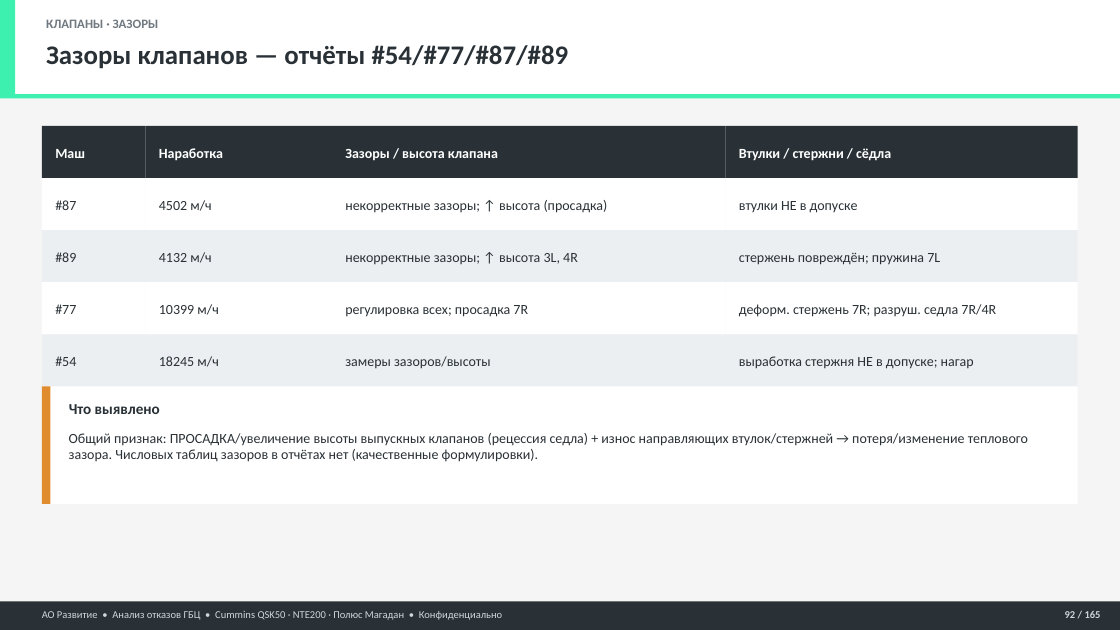
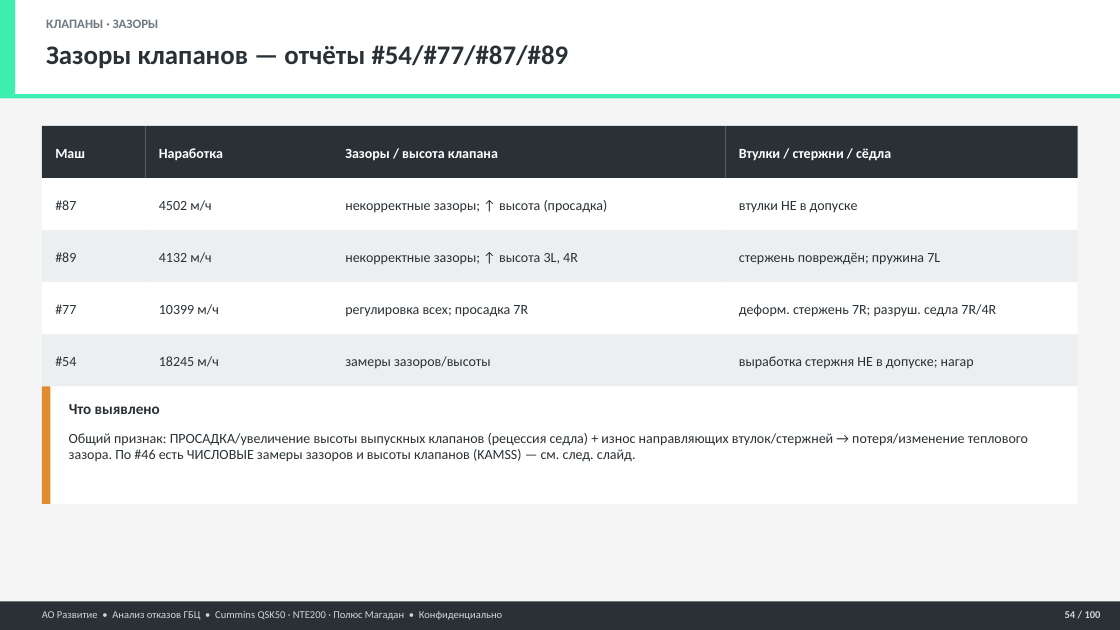
Before and after one commit to victorekuznetsov/NTE200, a slide deck: slide 54 of 05 Отчёты/Презентации/Анализ_ГБЦ_QSK50_NTE200_БОЛЬШОЙ.pptx (slide 92 before the commit). Drawn at 1120x630 pixels with LibreOffice and Linux fonts; fonts in the diff are those of the drawing. Boxes give left, top, right and bottom in pixels: in the first picture for what was removed or moved away, otherwise in the second. Text is boxed around its words. In the diff, an @@ line names an element or a change of style, - is before the commit and + after.

```diff
--- a/05 Отчёты/Презентации/Анализ_ГБЦ_QSK50_NTE200_БОЛЬШОЙ.pptx
+++ b/05 Отчёты/Презентации/Анализ_ГБЦ_QSK50_NTE200_БОЛЬШОЙ.pptx
@@ text at (69,433,1028,462): text changed @@
-Общий признак: ПРОСАДКА/увеличение высоты выпускных клапанов (рецессия седла) + износ направляющих втулок/стержней → потеря/изменение теплового зазора. Числовых таблиц зазоров в отчётах нет (качественные формулировки).
+Общий признак: ПРОСАДКА/увеличение высоты выпускных клапанов (рецессия седла) + износ направляющих втулок/стержней → потеря/изменение теплового зазора. По #46 есть ЧИСЛОВЫЕ замеры зазоров и высоты клапанов (KAMSS) — см. след. слайд.
@@ text at (1065,611,1101,618): text changed @@
-92 / 165
+54 / 100
```
Also in this commit, not shown: 82 other slides changed, 17 slides added, 82 slides removed, 1 other file.
